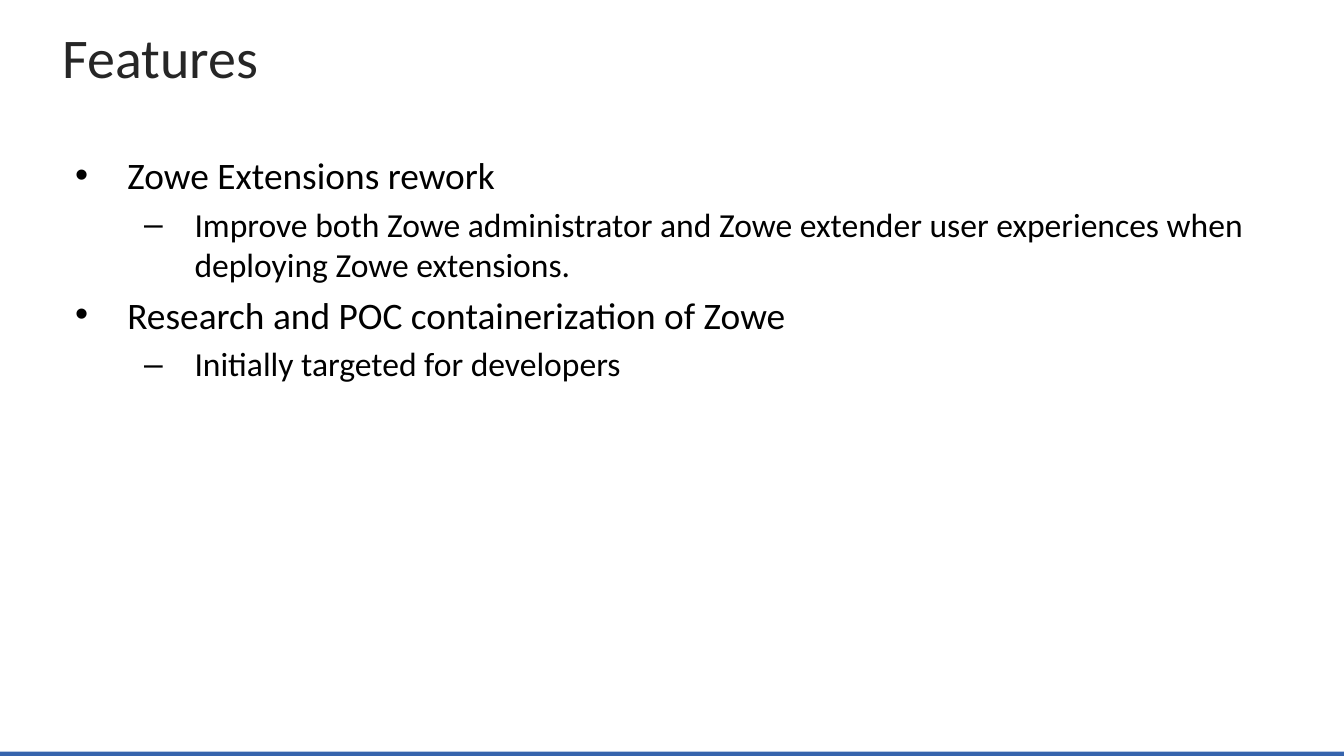
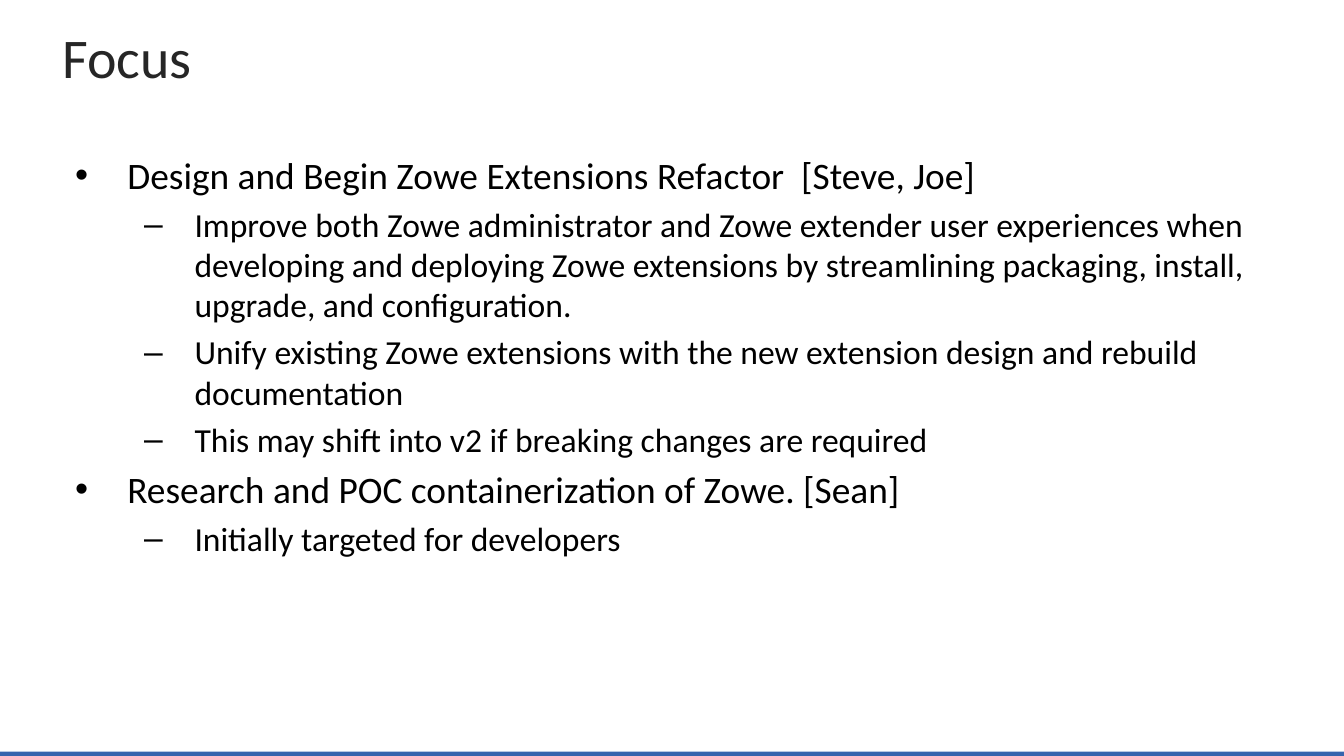
Before and after one commit to zowe/community, a slide deck: slide 22 of Project Management/20PI3 Planning/Zowe Community Squad Focus for 20PI3.pptx (slide 20 before the commit). Drawn at 1344x756 pixels with LibreOffice and Linux fonts; fonts in the diff are those of the drawing; background and template pictures are left out. Boxes give left, top, right and bottom in pixels: in the first picture for what was removed or moved away, otherwise in the second. Text is boxed around its words. In the diff, an @@ line names an element or a change of style, - is before the commit and + after.

```diff
--- a/Project Management/20PI3 Planning/Zowe Community Squad Focus for 20PI3.pptx
+++ b/Project Management/20PI3 Planning/Zowe Community Squad Focus for 20PI3.pptx
@@ title at bbox=[63, 42, 192, 79]: text changed @@
-Features
+Focus
@@ text at bbox=[127, 162, 1243, 508]: text changed @@
-• Zowe Extensions rework
-  – Improve both Zowe administrator and Zowe extender user experiences when deploying Zowe extensions.
-• Research and POC containerization of Zowe
+• Design and Begin Zowe Extensions Refactor [Steve, Joe]
+  – Improve both Zowe administrator and Zowe extender user experiences when developing and deploying Zowe extensions by streamlining packaging, install, upgrade, and configuration.
+  – Unify existing Zowe extensions with the new extension design and rebuild documentation
+  – This may shift into v2 if breaking changes are required
+• Research and POC containerization of Zowe. [Sean]
```
Also in this commit, not shown: 3 other slides changed, 5 slides added, 3 slides removed.
